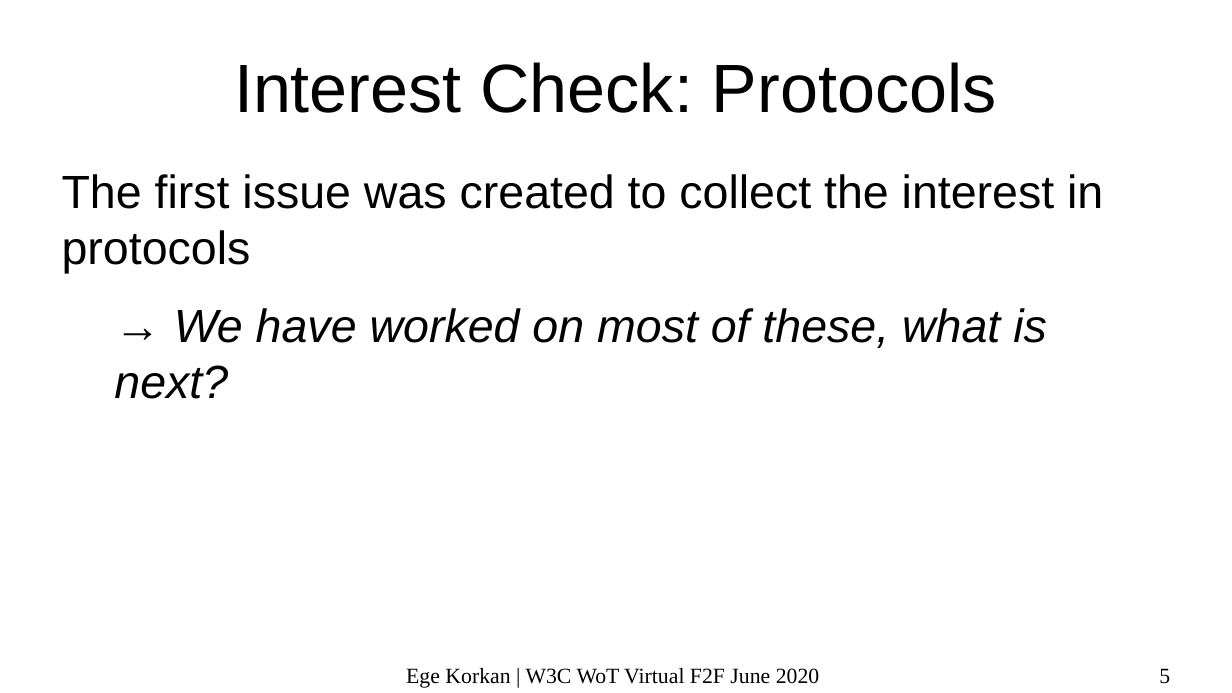
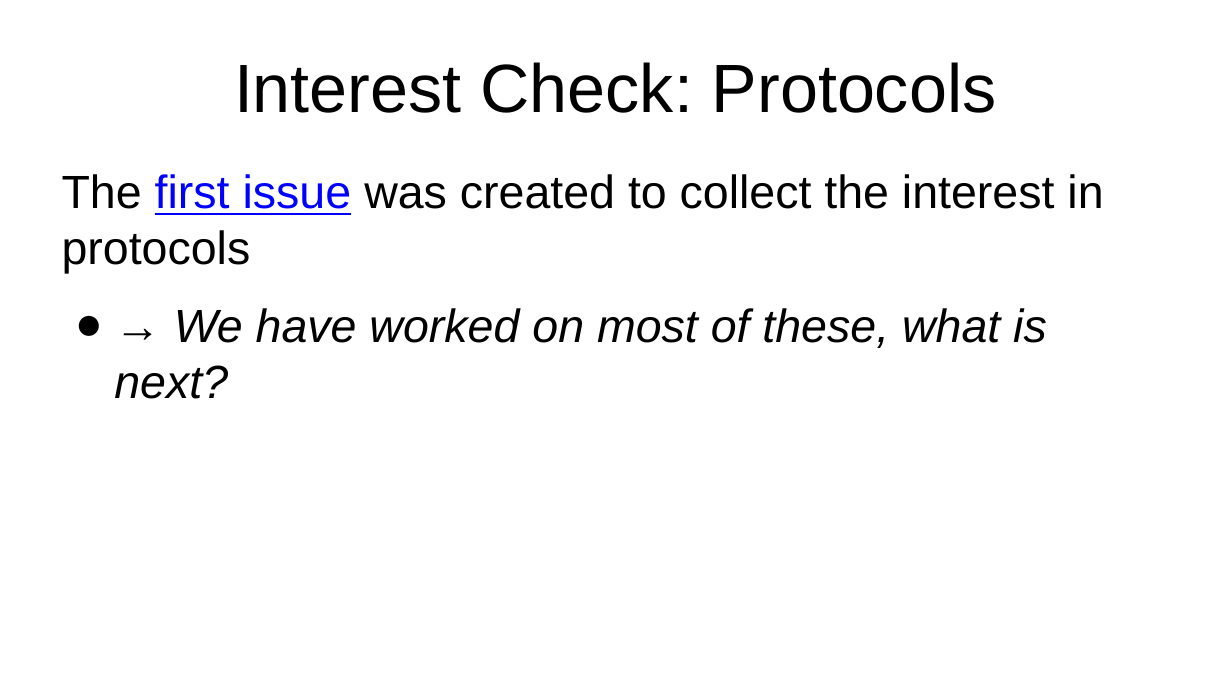
Before and after one commit to w3c/wot, a slide deck: slide 5 of PRESENTATIONS/2020-06-online-f2f/2020-06_WoT-Bindings.odp. Drawn at 1232x693 pixels with LibreOffice and Linux fonts; fonts in the diff are those of the drawing. Boxes give left, top, right and bottom in pixels: in the first picture for what was removed or moved away, otherwise in the second. Text is boxed around its words. In the diff, an @@ line names an element or a change of style, - is before the commit and + after.

```diff
--- a/PRESENTATIONS/2020-06-online-f2f/2020-06_WoT-Bindings.odp
+++ b/PRESENTATIONS/2020-06-online-f2f/2020-06_WoT-Bindings.odp
@@ text "The first issue was created ..." at <box>62,174,1103,399</box>: text colour #000000 to #0000FF, underline on in "first issue"; less space between paragraphs; bullet none to ● @@
@@ text removed at <box>406,668,820,688</box> @@
-Ege Korkan | W3C WoT Virtual F2F June 2020
@@ page number removed at <box>1159,668,1170,684</box> @@
-5
```
Also in this commit, not shown: 13 other slides changed, 2 slides added, 1 slide removed, 1 other file.
